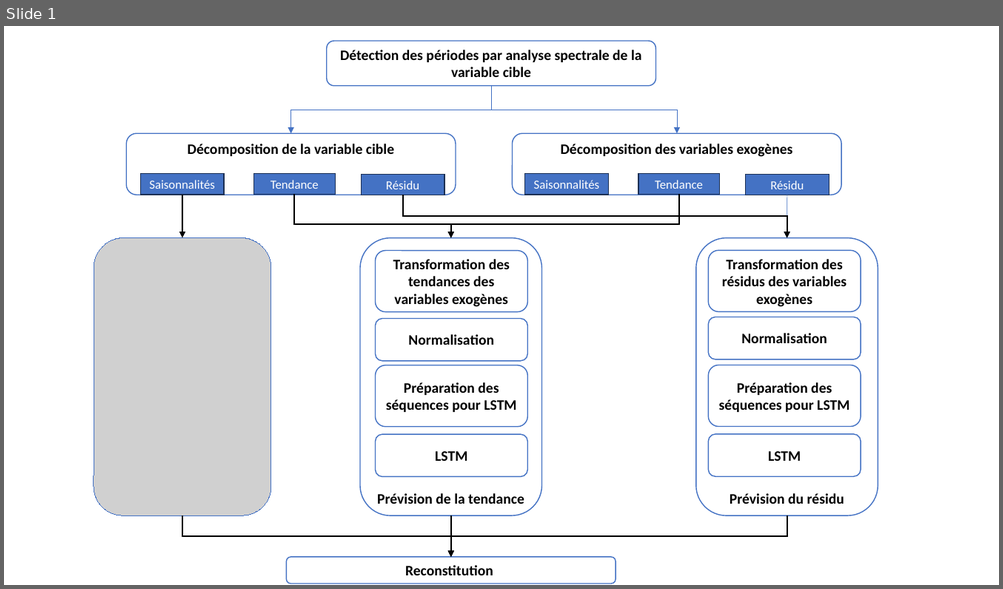
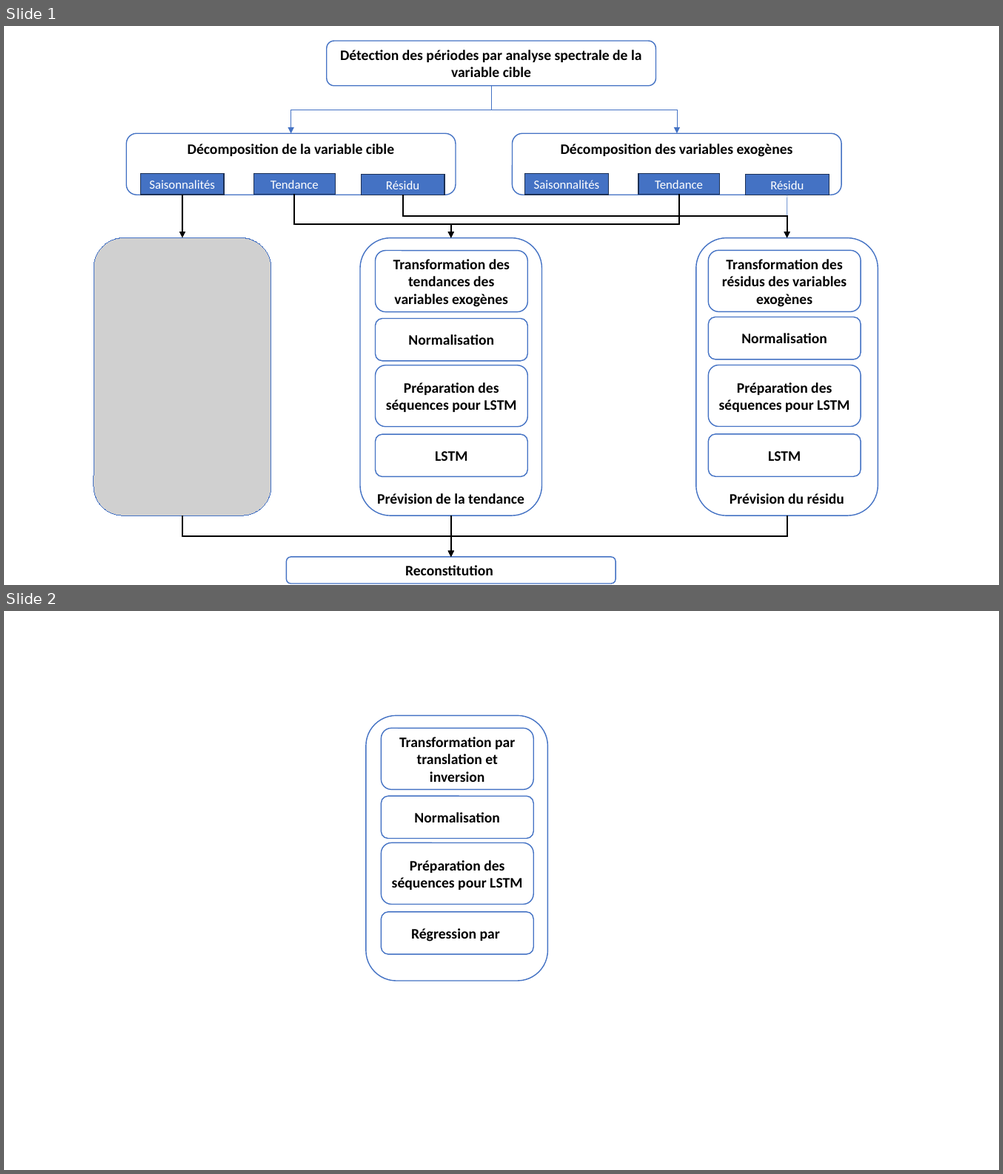
Before and after one commit to DataScientest-Studio/oct24_cds_anomalies_elec, a slide deck: reports/Lyx/Chap3/Présentation1.pptx. Shown one above the other, each under a label of ours: slide 1 before the commit, slides 1 and 2 after it. The pictures are 1003x589 and 1003x1174 pixels, drawn with LibreOffice and Linux fonts; fonts in the diff are those of the drawing; grey boxes stand for pictures. Boxes give left, top, right and bottom in pixels: in the first picture for what was removed or moved away, otherwise in the second. Text is boxed around its words. In the diff, an @@ line names an element or a change of style, - is before the commit and + after.

```diff
--- a/reports/Lyx/Chap3/Présentation1.pptx
+++ b/reports/Lyx/Chap3/Présentation1.pptx
@@ slide 2 added at bbox=[4, 611, 999, 1170], background #FFFFFF @@
@@ rounded rectangle added at bbox=[366, 715, 548, 981], outline #4472C4 1 pt @@
@@ rounded rectangle added at bbox=[381, 728, 533, 789], outline #4472C4 1 pt, 14 pt, text #000000, bold @@
+Transformation par translation et inversion
@@ rounded rectangle added at bbox=[381, 796, 533, 839], outline #4472C4 1 pt, 14 pt, text #000000, bold @@
+Normalisation
@@ rounded rectangle added at bbox=[381, 843, 533, 904], outline #4472C4 1 pt, 14 pt, text #000000, bold @@
+Préparation des séquences pour LSTM
@@ rounded rectangle added at bbox=[381, 912, 533, 955], outline #4472C4 1 pt, 14 pt, text #000000, bold @@
+Régression par
```
Also in this commit, not shown: 3 other slides added, 12 other files.
